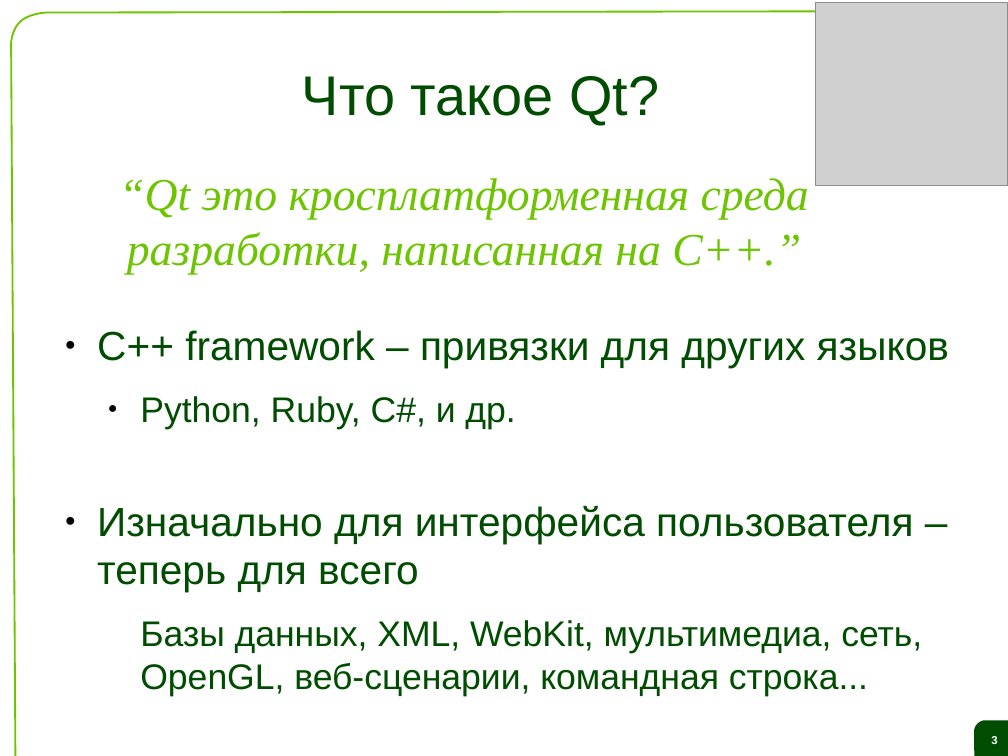
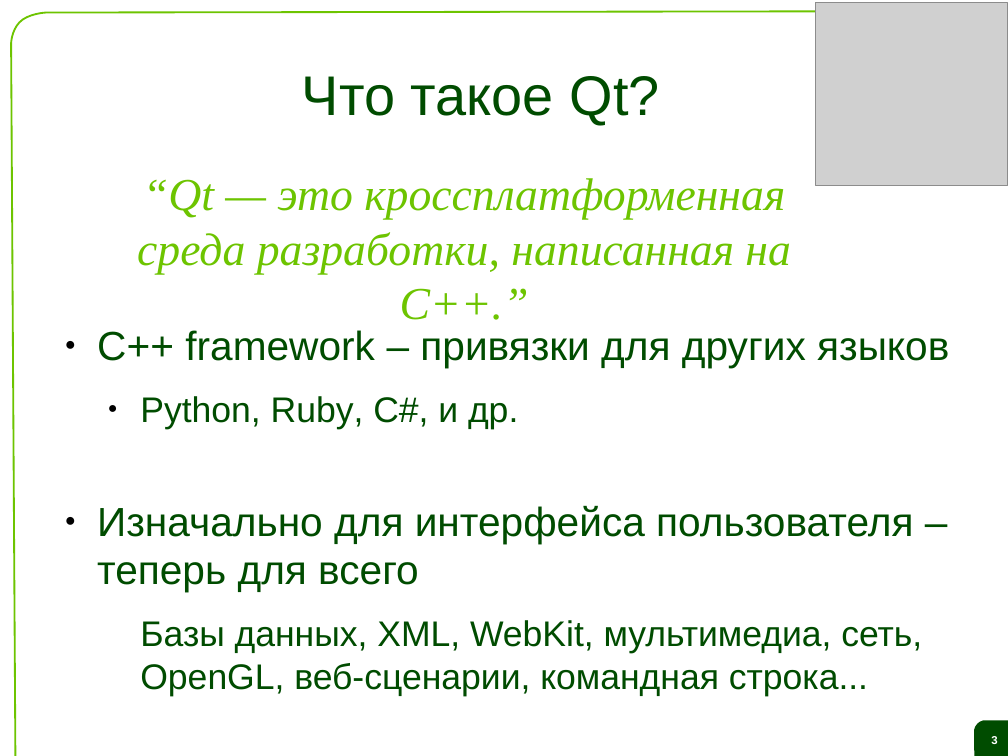
Before and after one commit to saa/qecm, a slide deck: slide 3 of Lectures and Exercises/L01 - The ideas behind Qt and a live demo/L1 Slides.odp. Drawn at 1008x756 pixels with LibreOffice and Linux fonts; fonts in the diff are those of the drawing; grey boxes stand for pictures; background and template pictures are left out. Boxes give left, top, right and bottom in pixels: in the first picture for what was removed or moved away, otherwise in the second. Text is boxed around its words. In the diff, an @@ line names an element or a change of style, - is before the commit and + after.

```diff
--- a/Lectures and Exercises/L01 - The ideas behind Qt and a live demo/L1 Slides.odp
+++ b/Lectures and Exercises/L01 - The ideas behind Qt and a live demo/L1 Slides.odp
@@ text at <box>137,178,791,320</box>: text changed @@
-“Qt это кросплатформенная среда разработки, написанная на C++.”
+“Qt — это кроссплатформенная среда разработки, написанная на C++.”
```
Also in this commit, not shown: 10 other slides changed.
